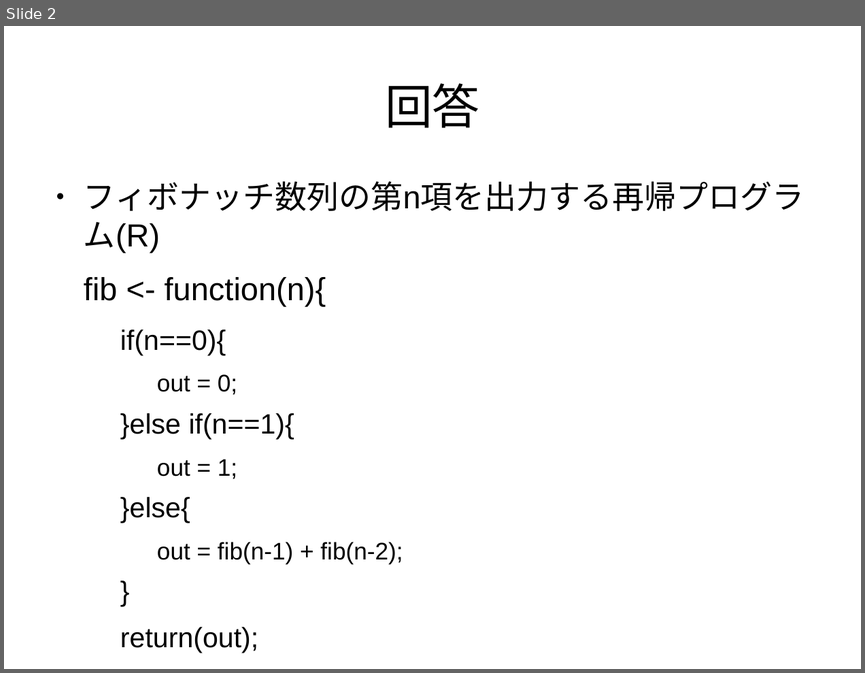
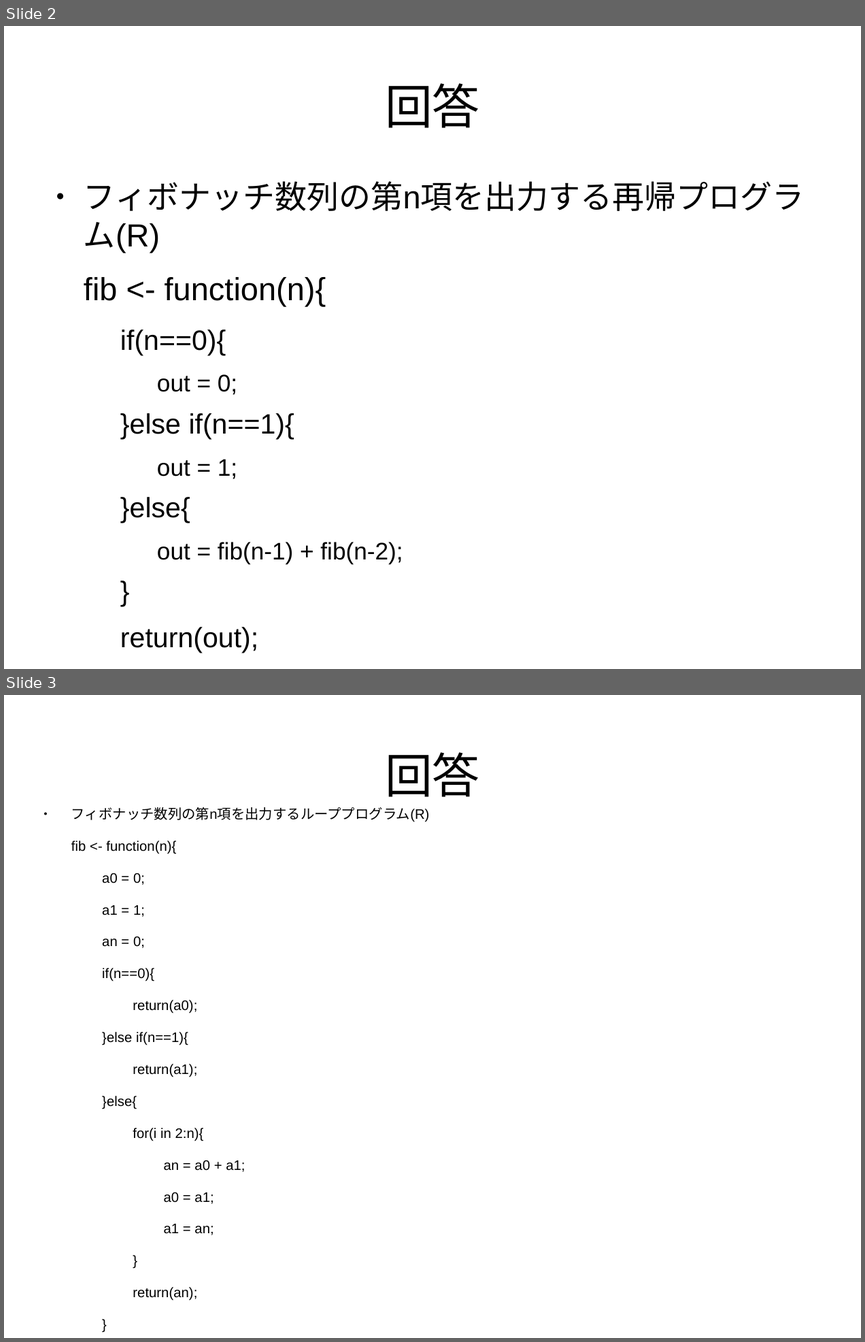
Before and after one commit to kouamano/Lecture_chishikikouzouka, a slide deck: 回答(fib).odp. Shown one above the other, each under a label of ours: slide 2 before the commit, slides 2 and 3 after it. The pictures are 865x673 and 865x1342 pixels, drawn with LibreOffice and Linux fonts; fonts in the diff are those of the drawing. Boxes give left, top, right and bottom in pixels: in the first picture for what was removed or moved away, otherwise in the second. Text is boxed around its words. In the diff, an @@ line names an element or a change of style, - is before the commit and + after.

```diff
--- a/回答(fib).odp
+++ b/回答(fib).odp
@@ slide 3 added at [4, 695, 861, 1338], background #FFFFFF @@
@@ title added at [385, 752, 480, 797], 44 pt, text #000000 @@
+回答
@@ text added at [71, 807, 430, 1235], 12.8 pt, text #000000 @@
+● フィボナッチ数列の第n項を出力するループプログラム(R)
+fib <- function(n){
+a0 = 0;
+a1 = 1;
+an = 0;
+if(n==0){
+return(a0);
+}else if(n==1){
+return(a1);
+}else{
+for(i in 2:n){
+an = a0 + a1;
+a0 = a1;
+a1 = an;
+}
+return(an);
+}
+}
```
Also in this commit, not shown: 2 slides changed.
